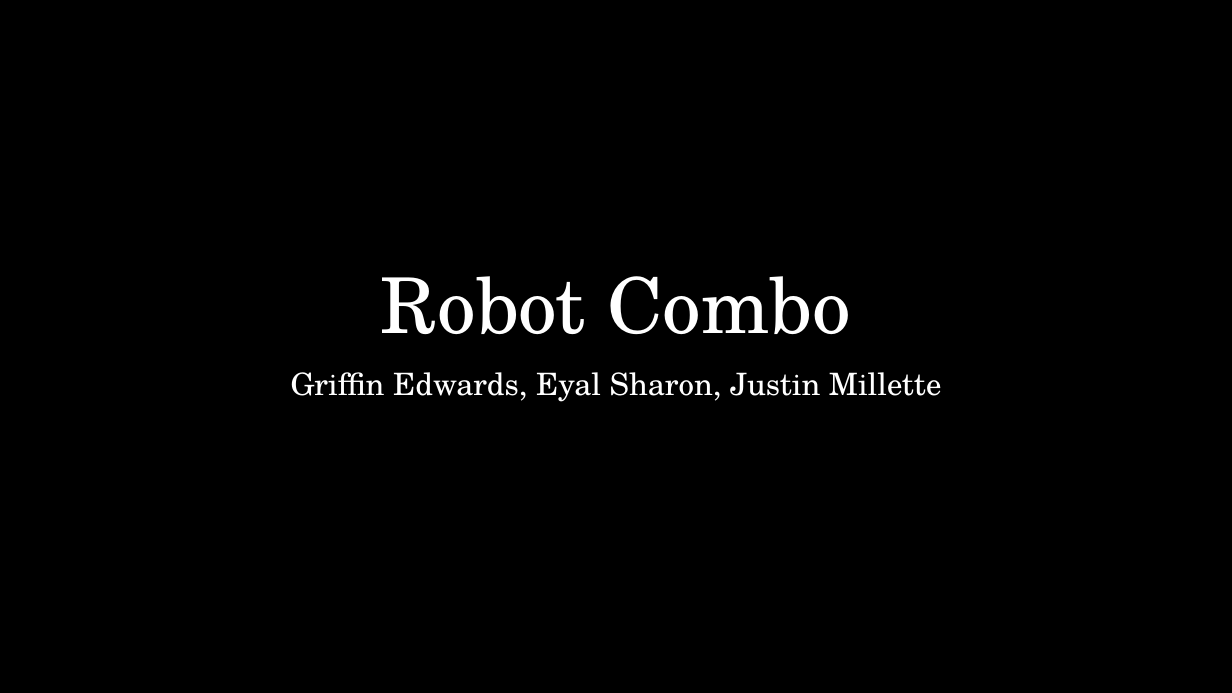
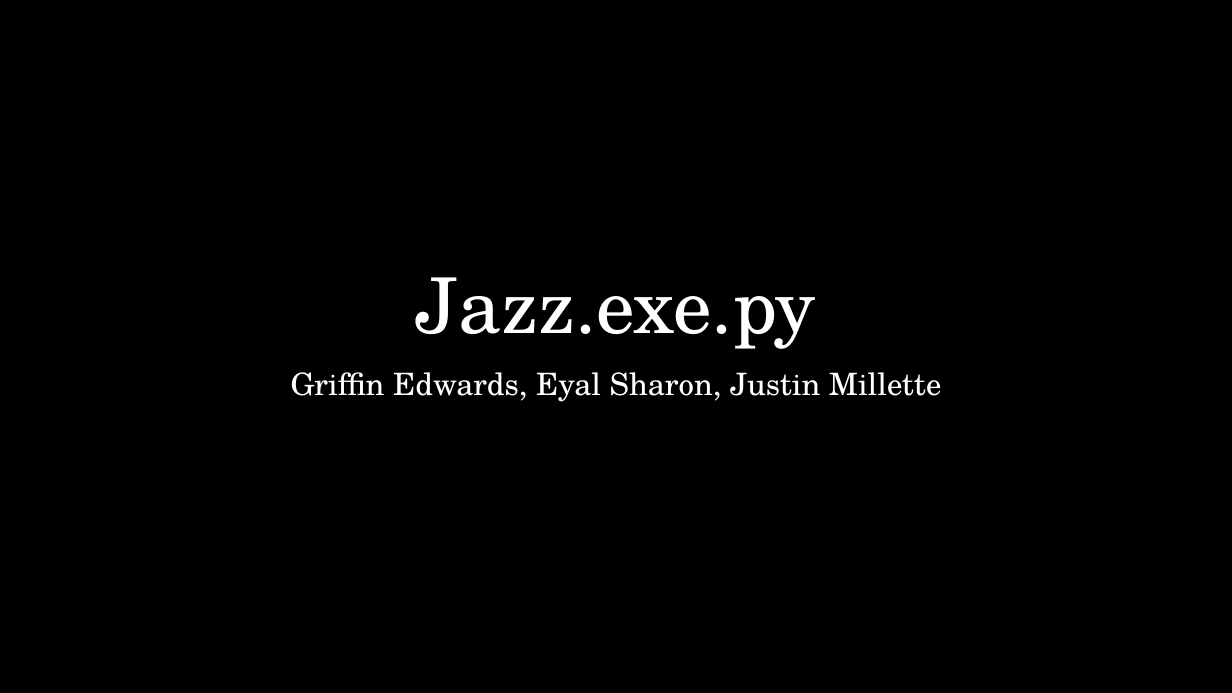
Before and after one commit to esharo02/150Final, a slide deck: slide 1 of CS150 final presentation.pptx. Drawn at 1232x693 pixels with LibreOffice and Linux fonts; fonts in the diff are those of the drawing. Boxes give left, top, right and bottom in pixels: in the first picture for what was removed or moved away, otherwise in the second. Text is boxed around its words. In the diff, an @@ line names an element or a change of style, - is before the commit and + after.

```diff
--- a/CS150 final presentation.pptx
+++ b/CS150 final presentation.pptx
@@ title at (416, 277, 816, 349): text changed @@
-Robot Combo
+Jazz.exe.py
```
Also in this commit, not shown: 3 other slides changed, 13 slides added.
